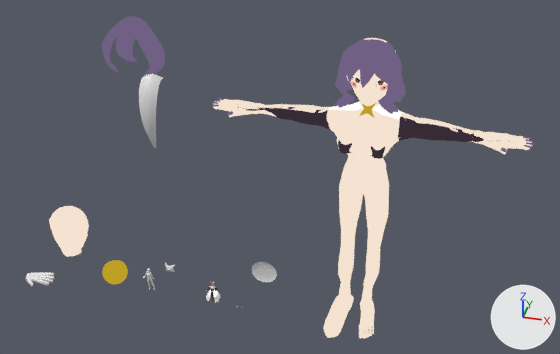
An edit to the Blender file Utena.blend, drawn before and after from the same camera.
Before and after are seen from a camera (50 mm lens) standing at (5.7, -44.0, 40.8) and looking at (-5.8, -0.5, 12.3). The axes (+X, +Y, +Z) are drawn at lower right. The lights are the same throughout. The picture after the commit comes second.
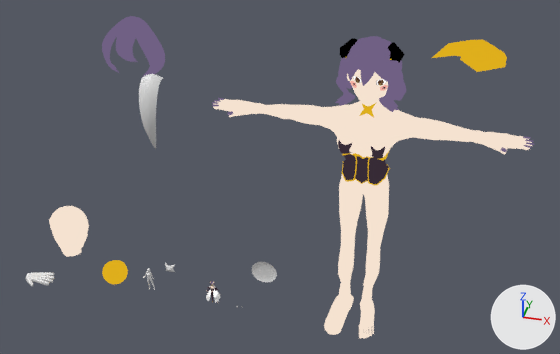
Where the change shows, as pixel boxes (x1, y1, x2, y2) in the pictures (560 x 354 px; the box of a moved part takes in the faces that stretch with it):
'Plane.010', reshaped: before (212, 38, 534, 339); after (212, 69, 534, 339)
'Plane.005', surface changed, reshaped, moved, turned, rescaled, modifiers changed, recoloured: before (238, 106, 500, 142); after (432, 40, 507, 72)
'Plane.013', moved: before (335, 39, 406, 114); after (335, 36, 406, 112)
'Cube.004', added: after (342, 150, 390, 185)
    faces in mat_material_027: (342, 153, 389, 184)
    faces in mat_material_024: (342, 150, 390, 185)
'Sphere', surface changed: (102, 260, 128, 284) in both
'Plane.012', added: after (340, 38, 404, 62)
'Cube.002', surface changed: (359, 102, 377, 118) in both
part 1 of me_plane_011, moved or reshaped: before (323, 316, 342, 338); after (324, 316, 342, 335)
part 2 of me_plane_011, recoloured: (328, 102, 403, 120) in both
part 3 of me_plane_005, deleted: before (398, 116, 500, 142)
part 4 of me_plane_005, deleted: before (238, 106, 331, 130)
part 5 of me_plane_005, added (yellow): after (432, 40, 507, 72)

What changed in the scene script:
```text
Change mat_material_024:
    where n2 = _N.new('ShaderNodeMix'); n2.name = 'Mix'
    n2.inputs[7].default_value: (0.515, 0.349, 0.0188, 1.0) -> (0.736, 0.426, 0.0115, 1.0)  # 'B', yellow #be9f25 -> 'B', yellow #dfaf1c
Change me_plane_005:
    used by ob_plane_005; location = (-0.24, 0.02, 13.56); rotation_euler = (0.0, -1.577, -1.572), in degrees (0, -90, -90); scale = (0.303, 0.303, 0.319)
    remove me_plane_005.from_pydata(...)  # 268 vertices, 229 faces; spans x 7.9..17.2, y -30.1..29.5, z -0.9..4.7
    remove me_plane_005.materials.append(mat_material_027)
    add me_plane_005.from_pydata(...)  # 23 vertices, 22 faces; spans x -3.7..1.0, y -1.2..1.0, z 0.8..2.3
    me_plane_005 part 3: the loose piece of 137 vertices spanning x 7.9..13.7, y 6.3..29.5, z -0.8..4.7 is deleted
    me_plane_005 part 4: the loose piece of 130 vertices spanning x 8.4..13.0, y -30.1..-7.0, z -0.9..4.0 is deleted
    me_plane_005 part 5: 23 vertices added at x -3.7..1.0, y -1.2..1.0, z 0.8..2.3
    other edits to the shape of me_plane_005 do not show in these pictures
    add me_plane_005.materials.append(mat_material_024)
Change me_plane_011:
    used by ob_plane_010; location = (-0.24, 0.06, 13.58); rotation_euler = (0.0, -1.577, -1.572), in degrees (0, -90, -90); scale = (0.303, 0.303, 0.319)
    remove me_plane_011.from_pydata(...)  # 4323 vertices, 4582 faces; spans x -44.0..29.4, y -34.8..34.5, z -8.0..5.8
    add me_plane_011.from_pydata(...)  # 4323 vertices, 4582 faces; spans x -43.8..29.4, y -34.8..34.5, z -7.4..5.8
    me_plane_011 part 1: 229 vertices moved from x -44.0..-41.7, y -6.4..-2.1, z -8.0..-3.2 to x -43.8..-41.5, y -6.3..-2.0, z -7.1..-2.8; 31 vertices removed from x -43.5..-42.1, y -5.8..-2.1, z -6.9..-3.7; 31 vertices added at x -43.7..-42.1, y -5.7..-2.1, z -5.7..-2.9
    me_plane_011 part 2: 34 faces spanning x 9.9..15.5, y -8.6..7.4, z -0.5..4.7 switch from mat_material_005 to mat_material_001
    other edits to the shape of me_plane_011 do not show in these pictures
Change ob_plane_005:
    ob_plane_005.scale: (0.303, 0.303, 0.319) -> (1.0, 1.0, 1.0)
    remove _m = ob_plane_005.modifiers.new('Subdivision', 'SUBSURF')
    remove _m.subdivision_type = 'SIMPLE'
    remove _m = ob_plane_005.modifiers.new('Solidify', 'SOLIDIFY')
    remove _m.thickness = 0.3
    remove _m.use_even_offset = True
    remove _m.invert_vertex_group = True
    remove _m.use_rim_only = True
    ob_plane_005.location: (-0.24, 0.02, 13.56) -> (6.42, 2.86, 19.9)
    ob_plane_005.rotation_euler: (0.0, -1.577, -1.572) -> (0.0, 0.0, 0.614)  # degrees (0, -90, -90) -> degrees (0, 0, 35)
Change ob_plane_013:
    ob_plane_013.location: (-1.73, 1.64, 22.08) -> (-1.72, 1.86, 22.09)
Add ob_plane_012:
    ob_plane_012 = bpy.data.objects.new('Plane.012', me_plane_012)  # 46 vertices, 44 faces; spans x -4.19..1.0, y -1.07..4.38, z -3.05..2.25; in mat_material_023 (black #000000); modifiers SOLIDIFY
    ob_plane_012.location = (-1.09, 0.44, 21.24)
    ob_plane_012.rotation_euler = (0.74, -0.0893, -1.473)  # degrees (42, -5.1, -84)
    ob_plane_012.scale = (-0.572, 0.572, 0.572)
Add ob_cube_004:
    ob_cube_004 = bpy.data.objects.new('Cube.004', me_cube_004)  # 316 vertices, 316 faces; spans x -0.98..0.94, y -1.12..1.15, z -1.16..1.39
    ob_cube_004.location = (-0.16, 0.39, 13.91)
    ob_cube_004.rotation_euler = (0.0675, 0.0, 0.0)  # degrees (3.9, 0, 0)
    ob_cube_004.scale = (1.68, 1.18, 1.0)
```
